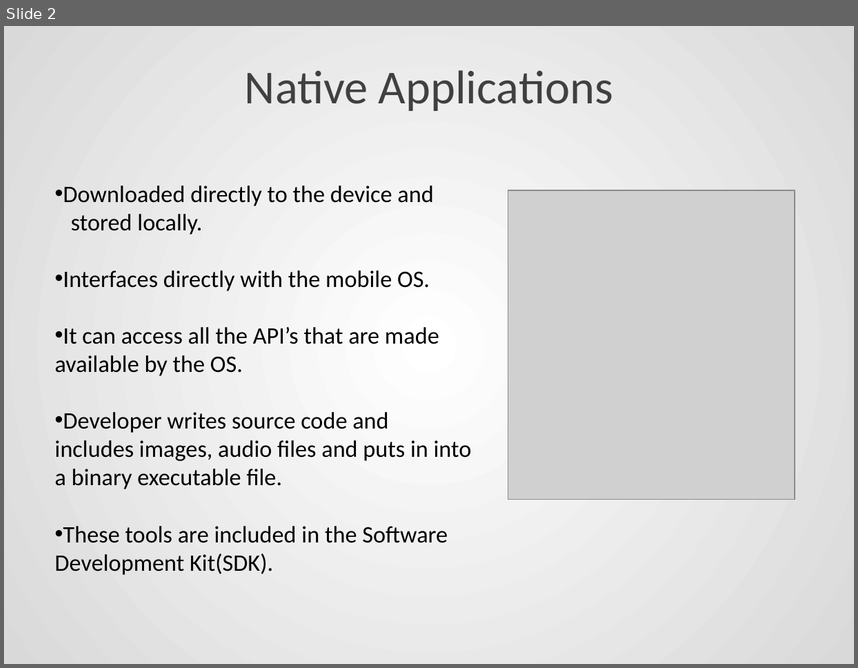
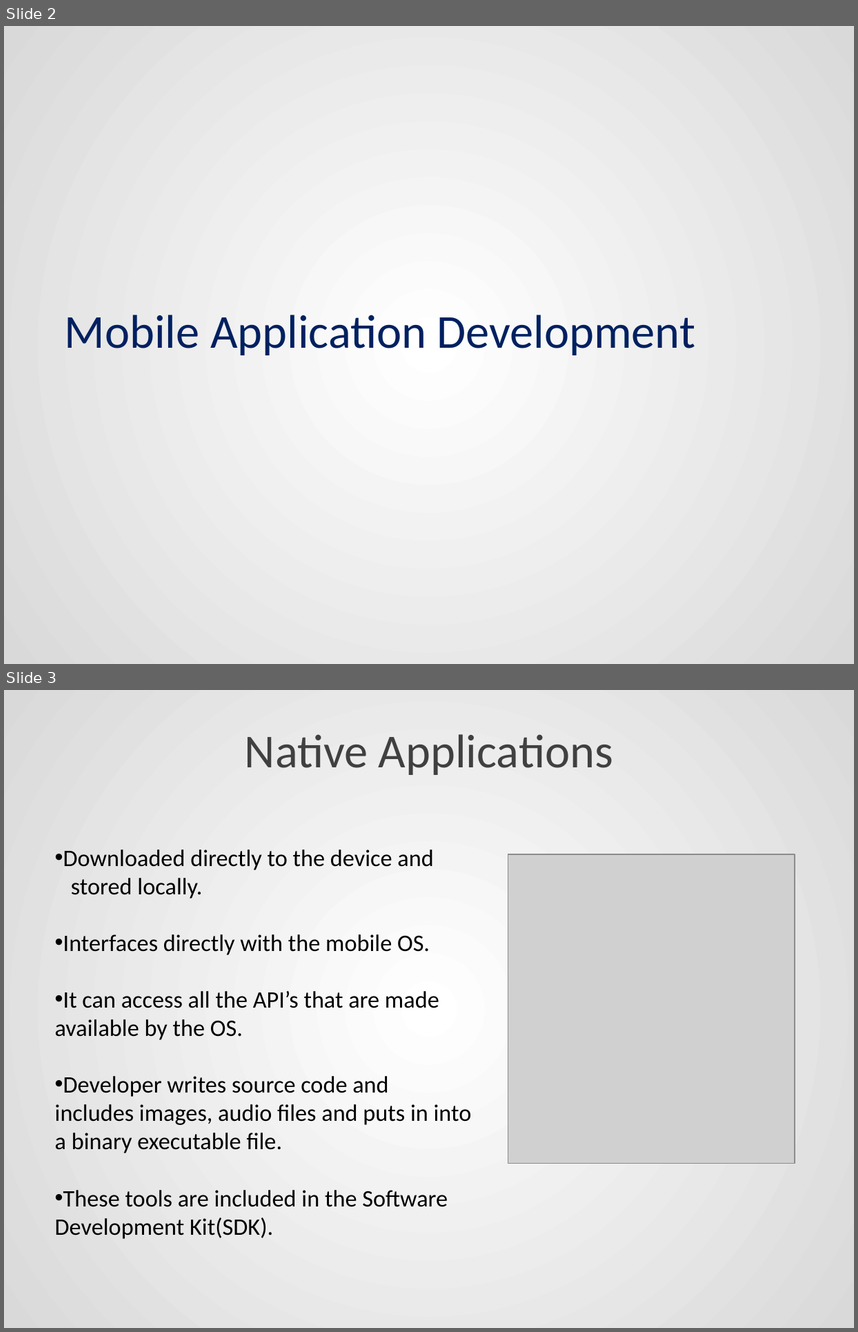
Before and after one commit to sanketrd09/collegepptwork, a slide deck: HybridApp-powerpoint.pptx. Shown one above the other, each under a label of ours: slide 2 before the commit, slides 2 and 3 after it. The pictures are 858x668 and 858x1332 pixels, drawn with LibreOffice and Linux fonts; fonts in the diff are those of the drawing; grey boxes stand for pictures. Boxes give left, top, right and bottom in pixels: in the first picture for what was removed or moved away, otherwise in the second. Text is boxed around its words. In the diff, an @@ line names an element or a change of style, - is before the commit and + after.

```diff
--- a/HybridApp-powerpoint.pptx
+++ b/HybridApp-powerpoint.pptx
@@ slide 2 added at [4, 26, 854, 664], background gradient #FFFFFF to #D9D9D9 @@
@@ title added at [65, 314, 695, 355], 40 pt, text #002060 @@
+Mobile Application Development
@@ what was slide 2 is now slide 3 @@
```
Also in this commit, not shown: 1 slide changed, 1 other slide added, 1 slide removed.
